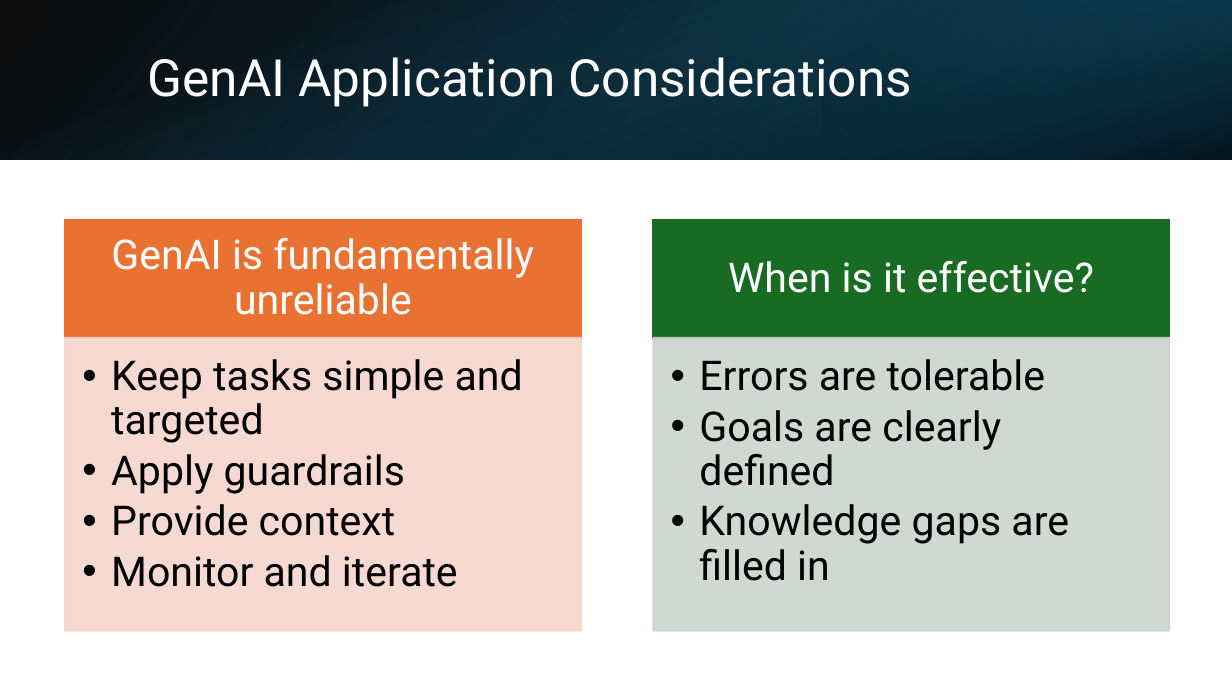
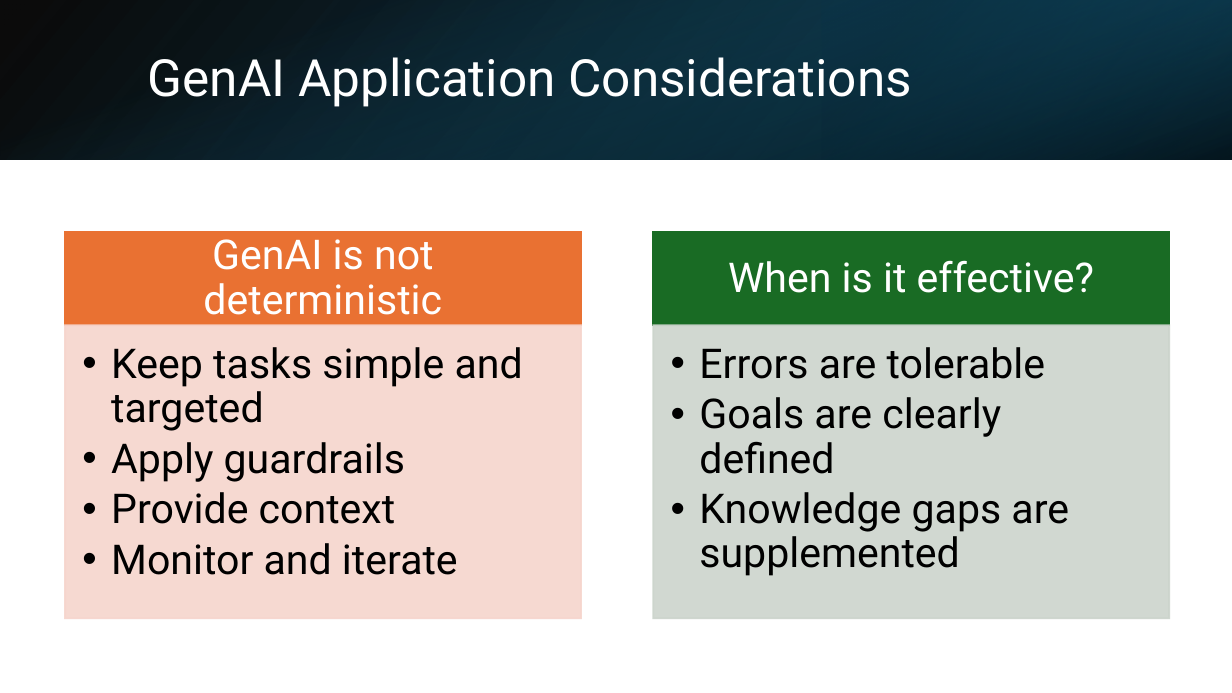
Before and after one commit to jonmontg/lambda-demo, a slide deck: slide 2 of presentation/Presentation.pptx. Drawn at 1232x693 pixels with LibreOffice and Linux fonts; fonts in the diff are those of the drawing. Boxes give left, top, right and bottom in pixels: in the first picture for what was removed or moved away, otherwise in the second. Text is boxed around its words. In the diff, an @@ line names an element or a change of style, - is before the commit and + after.

```diff
--- a/presentation/Presentation.pptx
+++ b/presentation/Presentation.pptx
@@ rectangle: place and size @@
-rectangle at (65, 220, 580, 338)
+rectangle at (65, 232, 580, 325)
@@ text at (203, 239, 442, 315): text changed @@
-GenAI is fundamentally unreliable
+GenAI is not deterministic
@@ rectangle: place and size @@
-rectangle at (653, 220, 1169, 338)
+rectangle at (653, 232, 1169, 325)
@@ 2 texts, 2 rectangles: place and size @@
-2 texts, 2 rectangles at (65, 338, 1169, 631)
+2 texts, 2 rectangles at (65, 325, 1169, 618)
@@ text at (699, 492, 1069, 576): text changed @@
-  • Knowledge gaps are filled in
+  • Knowledge gaps are supplemented
```
Also in this commit, not shown: 2 other slides changed, 3 slides added, 3 slides removed, 7 other files.
